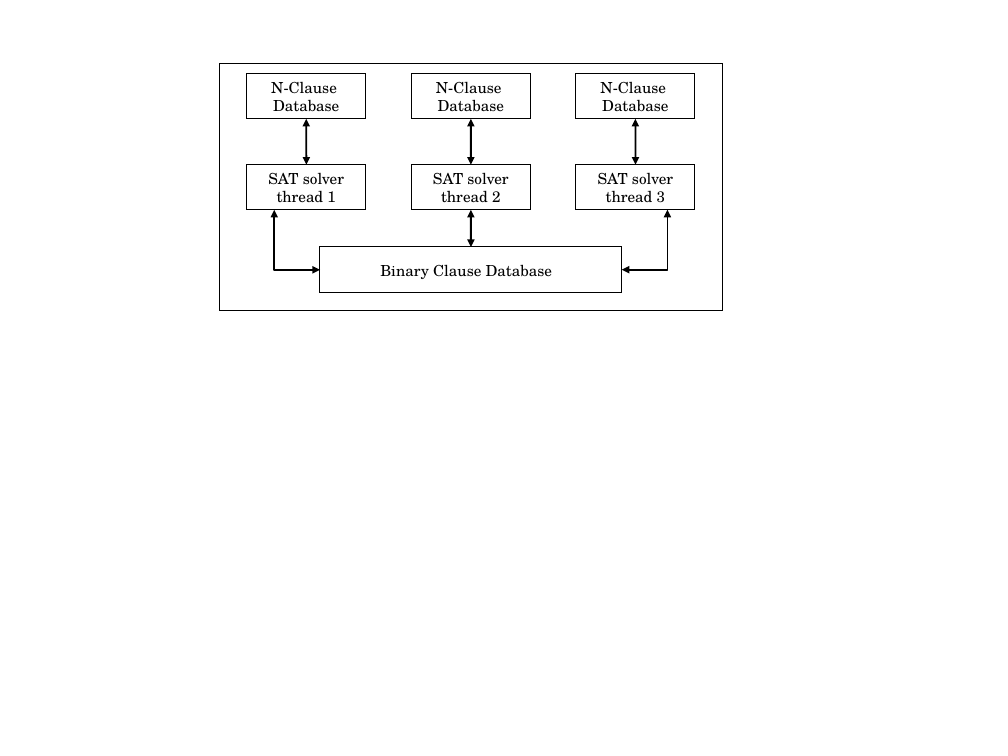
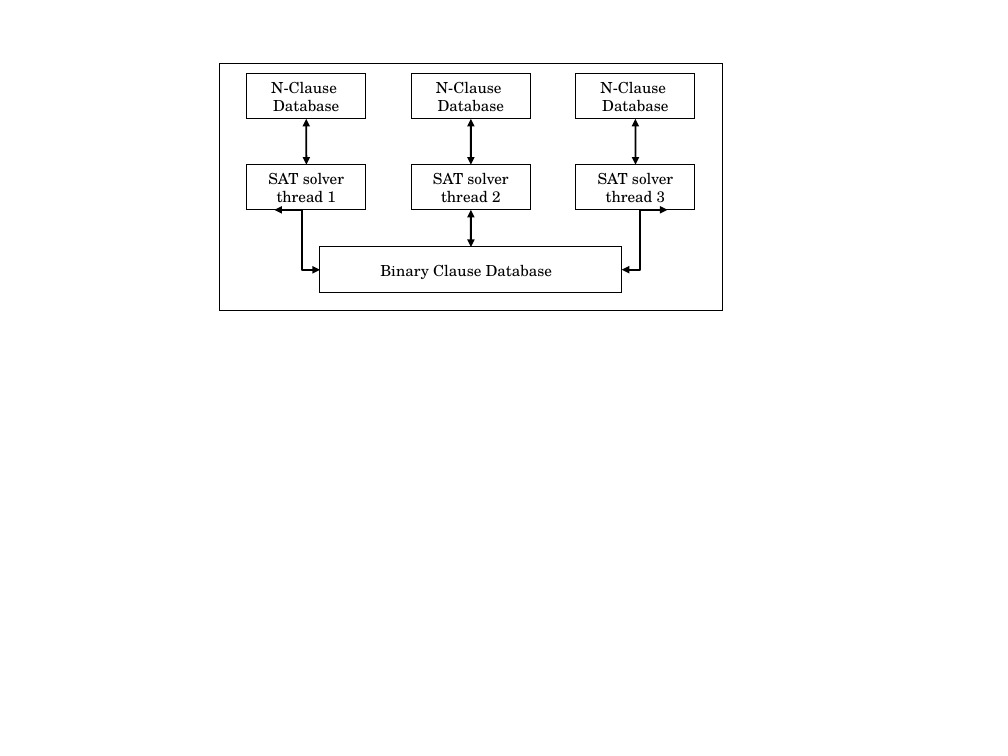
Before and after one commit to jolate/mt, a slide deck: slide 2 of diiccstyle/azuflavours.odp. Drawn at 1008x756 pixels with LibreOffice and Linux fonts; fonts in the diff are those of the drawing. Boxes give left, top, right and bottom in pixels: in the first picture for what was removed or moved away, otherwise in the second. Text is boxed around its words. In the diff, an @@ line names an element or a change of style, - is before the commit and + after.

```diff
--- a/diiccstyle/azuflavours.odp
+++ b/diiccstyle/azuflavours.odp
@@ elbow double arrow (320, 270) - (274, 209): route changed @@
@@ elbow double arrow (622, 270) - (668, 210): route changed @@
```
Also in this commit, not shown: 1 slide added, 2 other files.
